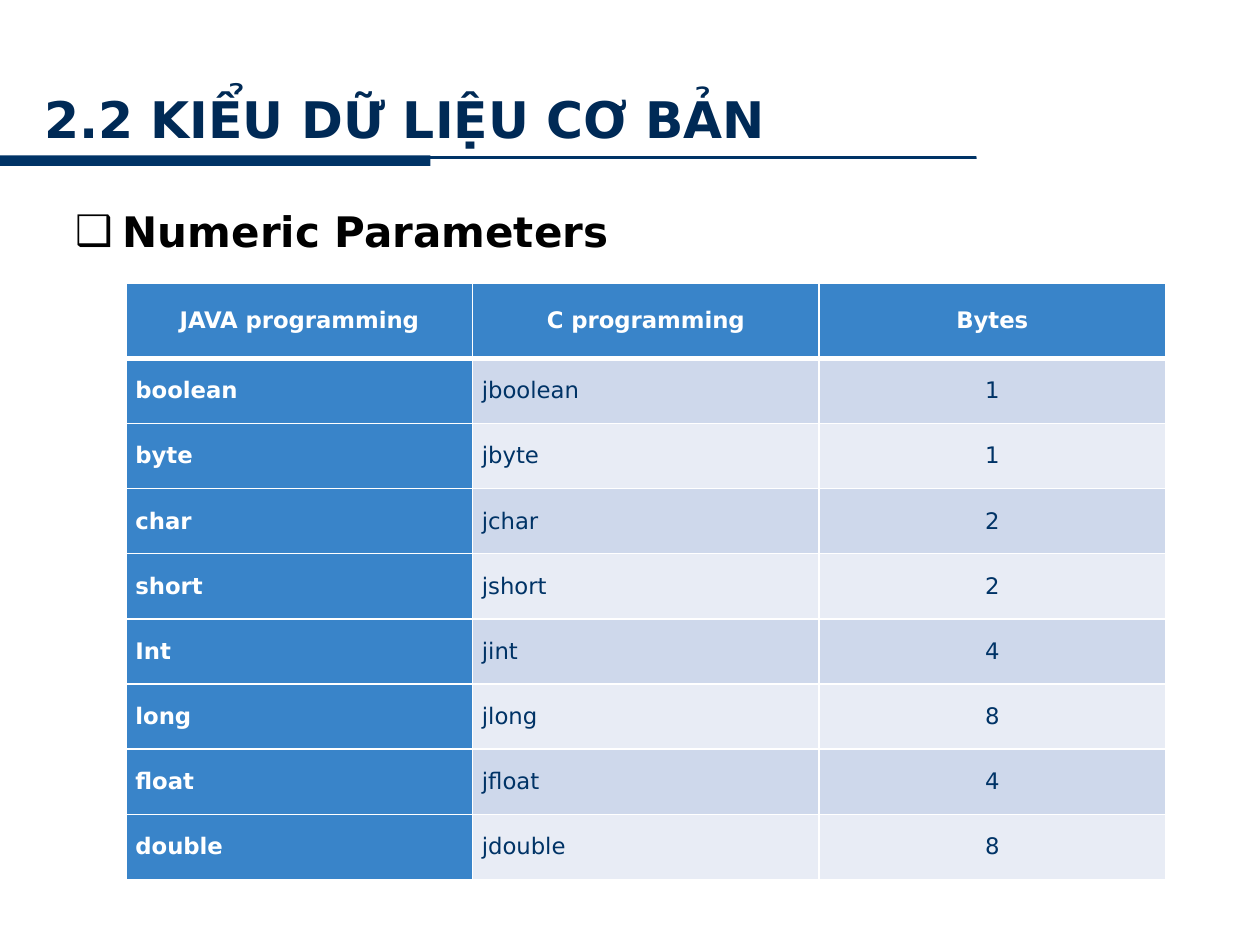
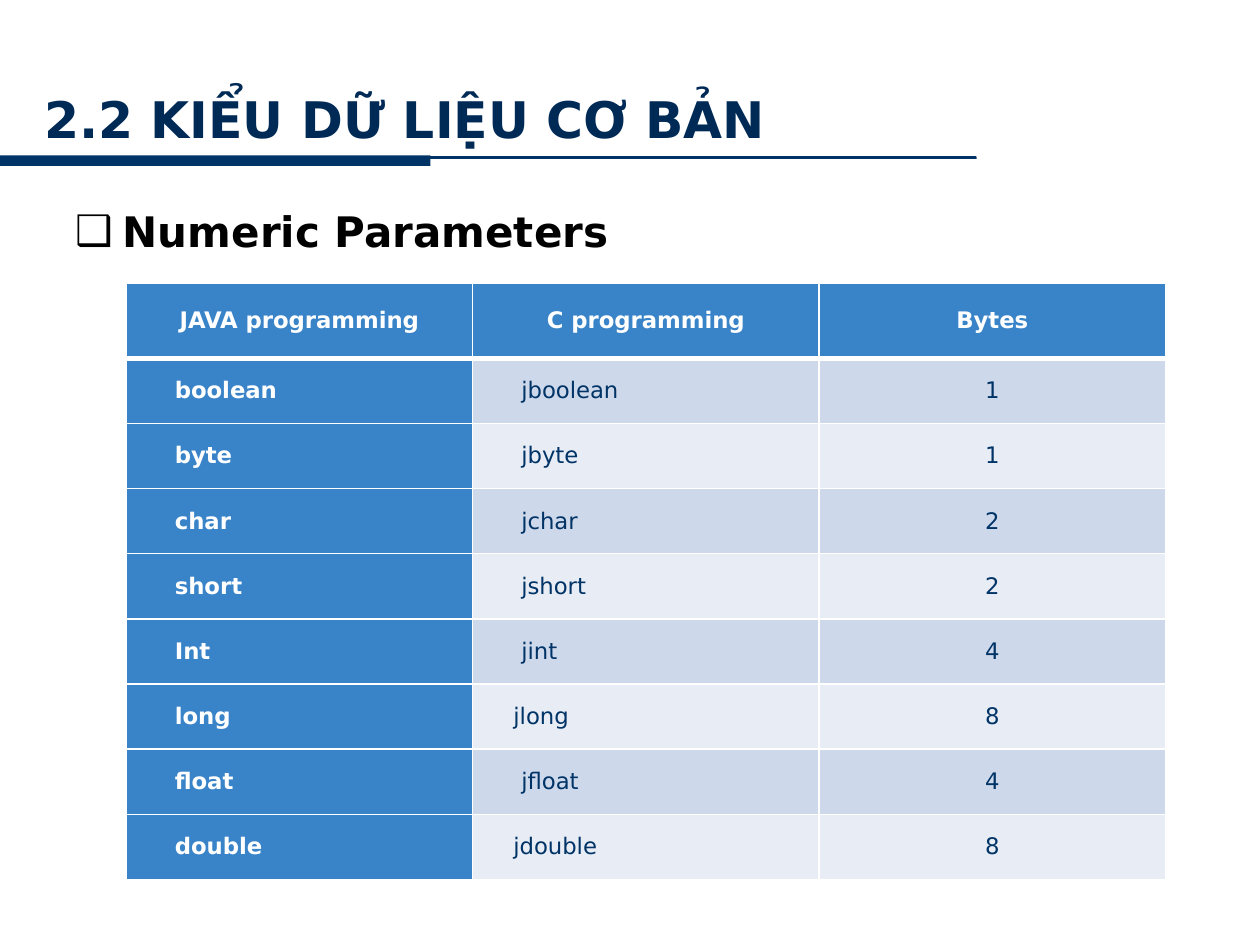
Before and after one commit to minhkhanh/UofS-Java, a slide deck: slide 11 of Seminar_JNI/Slide_00.pptx (slide 12 before the commit). Drawn at 1260x945 pixels with LibreOffice and Linux fonts; fonts in the diff are those of the drawing; background and template pictures are left out. Boxes give left, top, right and bottom in pixels: in the first picture for what was removed or moved away, otherwise in the second. Text is boxed around its words. In the diff, an @@ line names an element or a change of style, - is before the commit and + after.

```diff
--- a/Seminar_JNI/Slide_00.pptx
+++ b/Seminar_JNI/Slide_00.pptx
@@ table at <box>126,284,1166,879</box> @@
@@ indent changed @@
```
Also in this commit, not shown: 22 other slides changed.
